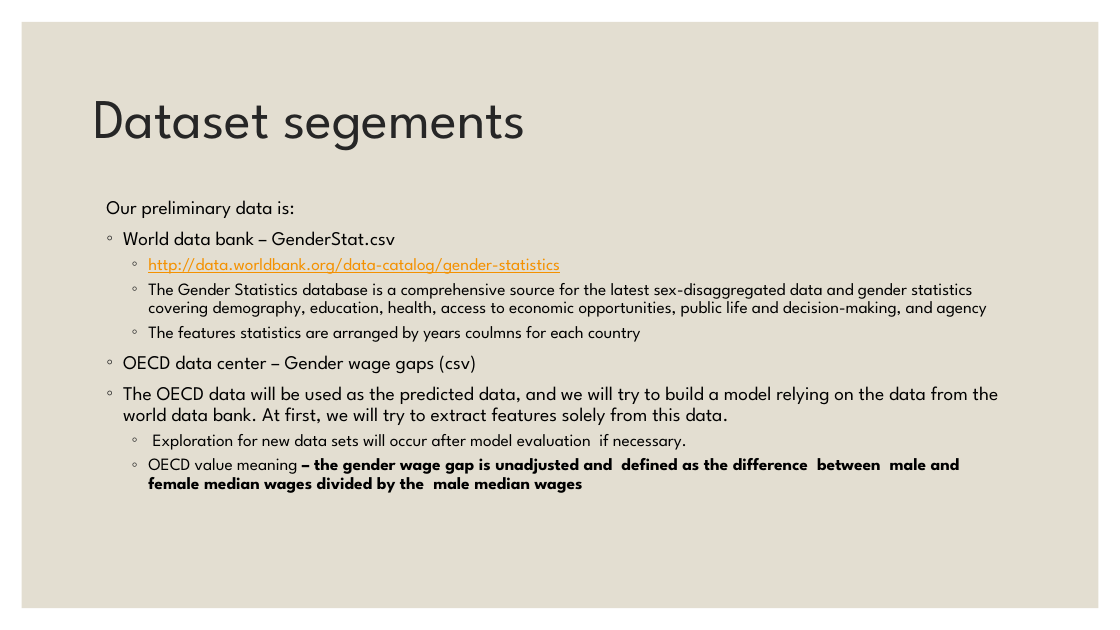
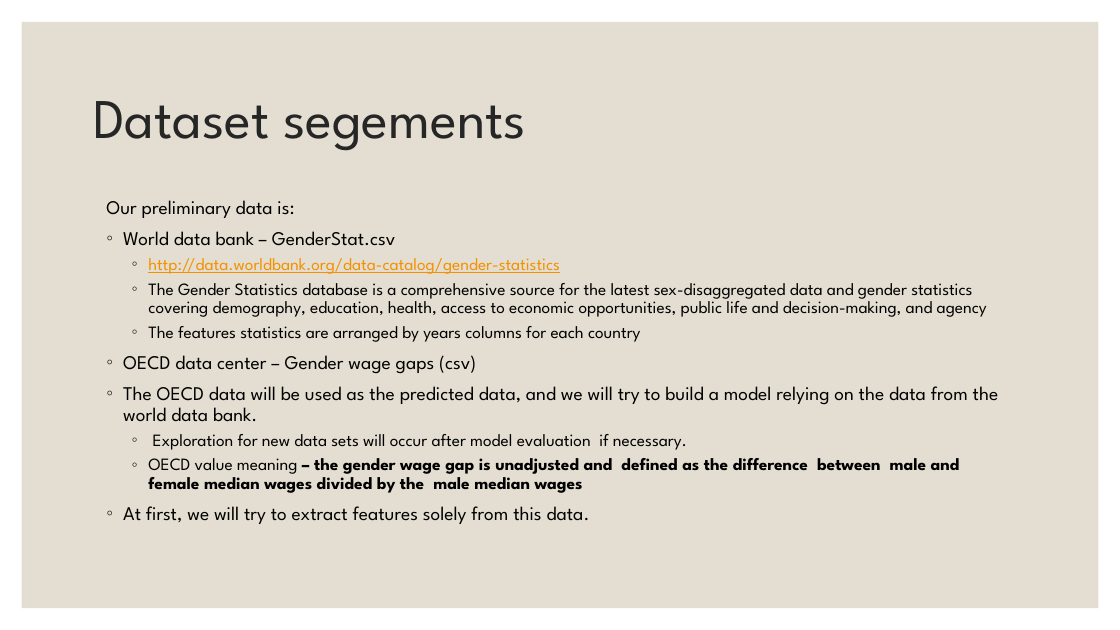
Before and after one commit to EylonSaadon/DataScienceWorkShop, a slide deck: slide 3 of Sallary gap predictionfrom Project Demo.pptx. Drawn at 1120x630 pixels with LibreOffice and Linux fonts; fonts in the diff are those of the drawing. Boxes give left, top, right and bottom in pixels: in the first picture for what was removed or moved away, otherwise in the second. Text is boxed around its words. In the diff, an @@ line names an element or a change of style, - is before the commit and + after.

```diff
--- a/Sallary gap predictionfrom Project Demo.pptx
+++ b/Sallary gap predictionfrom Project Demo.pptx
@@ text at [148, 326, 641, 342]: text changed @@
-  ◦ The features statistics are arranged by years coulmns for each country
+  ◦ The features statistics are arranged by years columns for each country
@@ text at [123, 386, 999, 422]: text changed @@
-◦ The OECD data will be used as the predicted data, and we will try to build a model relying on the data from the world data bank. At first, we will try to extract features solely from this data.
+◦ The OECD data will be used as the predicted data, and we will try to build a model relying on the data from the world data bank.
@@ text at [123, 506, 590, 524]: paragraph added @@
+◦ At first, we will try to extract features solely from this data.
```
Also in this commit, not shown: 3 other slides changed.
